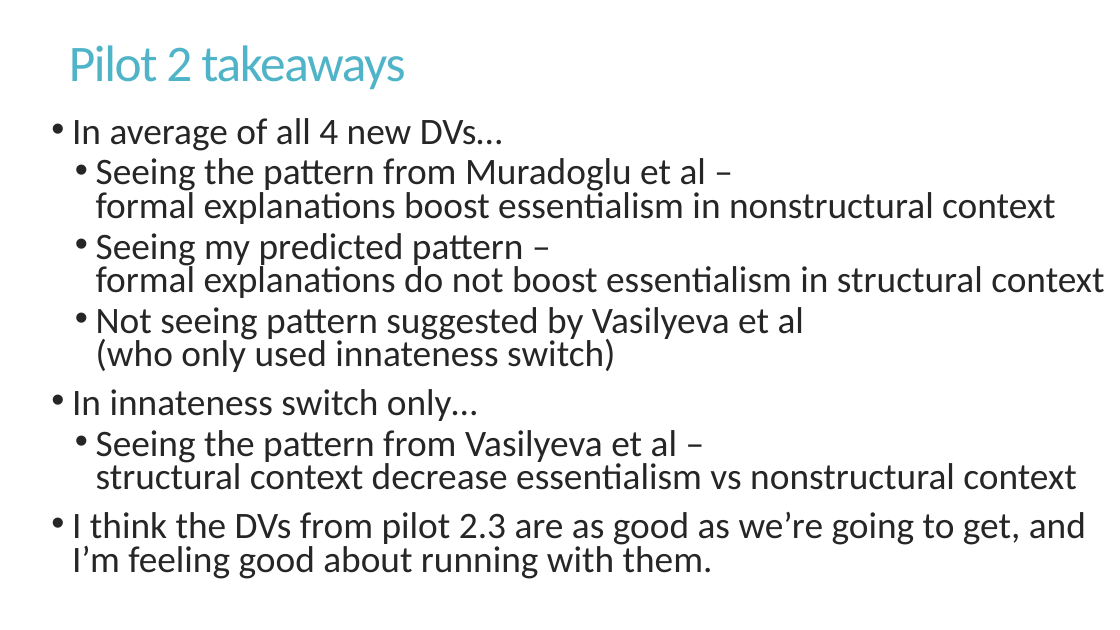
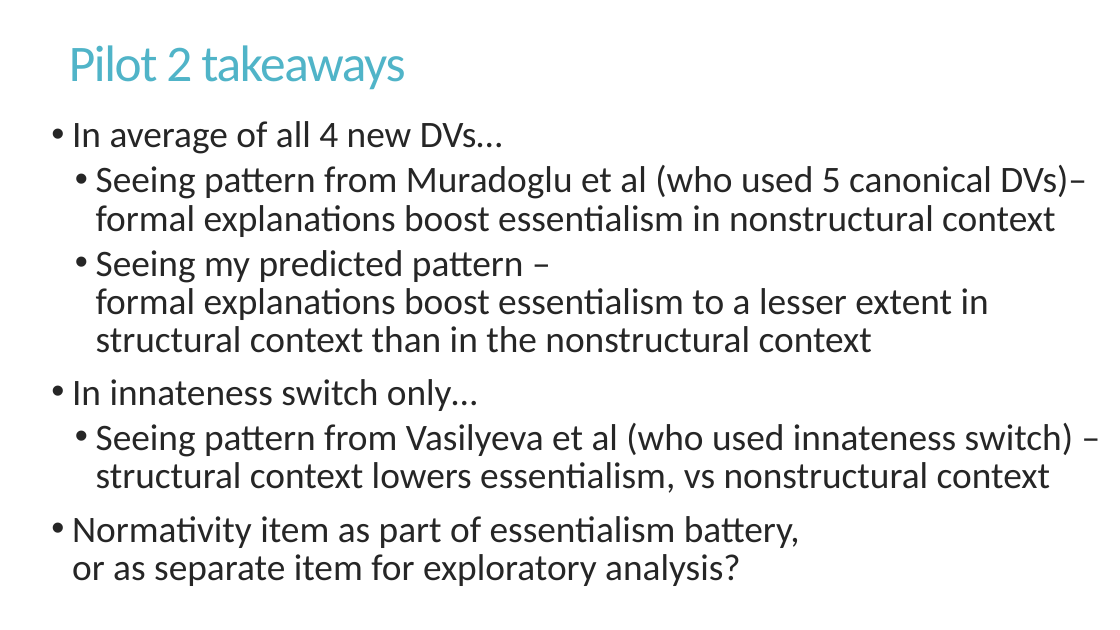
Before and after one commit to mariannazhang/structuralblocking, a slide deck: slide 27 of manuscript/FYP_pilot_2_3.24.19.pptx (slide 25 before the commit). Drawn at 1120x630 pixels with LibreOffice and Linux fonts; fonts in the diff are those of the drawing. Boxes give left, top, right and bottom in pixels: in the first picture for what was removed or moved away, otherwise in the second. Text is boxed around its words. In the diff, an @@ line names an element or a change of style, - is before the commit and + after.

Commit message:
analysis for pilot 2.1-2.3, power analysis for final data collection

```diff
--- a/manuscript/FYP_pilot_2_3.24.19.pptx
+++ b/manuscript/FYP_pilot_2_3.24.19.pptx
@@ text at <box>72,121,502,411</box>: line spacing 0.75 to 0.85 @@
@@ text at <box>96,165,1087,353</box>: text changed @@
-  • Seeing the pattern from Muradoglu et al –
-    formal explanations boost essentialism in nonstructural context
-  • Seeing my predicted pattern –
-    formal explanations do not boost essentialism in structural context
-  • Not seeing pattern suggested by Vasilyeva et al
-    (who only used innateness switch)
+  • Seeing pattern from Muradoglu et al (who used 5 canonical DVs)–
+    formal explanations boost essentialism in nonstructural context
+  • Seeing my predicted pattern –
+    formal explanations boost essentialism to a lesser extent in structural context than in the nonstructural context
@@ text at <box>72,423,1073,586</box>: text changed @@
-  • Seeing the pattern from Vasilyeva et al –
-    structural context decrease essentialism vs nonstructural context
-• I think the DVs from pilot 2.3 are as good as we’re going to get, and I’m feeling good about running with them.
+  • Seeing pattern from Vasilyeva et al (who used innateness switch) –
+    structural context lowers essentialism, vs nonstructural context
+• Normativity item as part of essentialism battery,
+  or as separate item for exploratory analysis?
```
Also in this commit, not shown: 10 other slides changed, 12 slides added, 2 slides removed, 30 other files.
